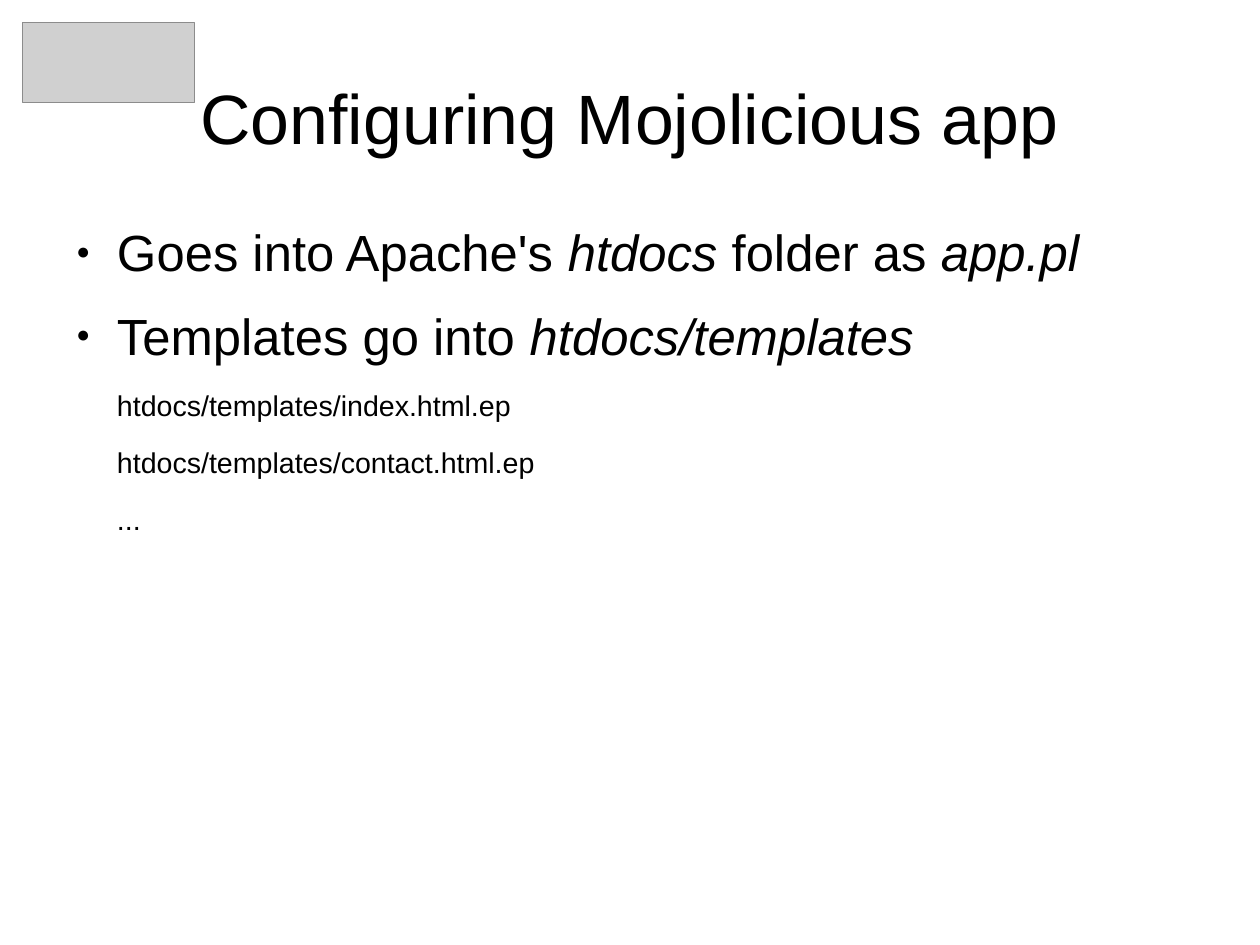
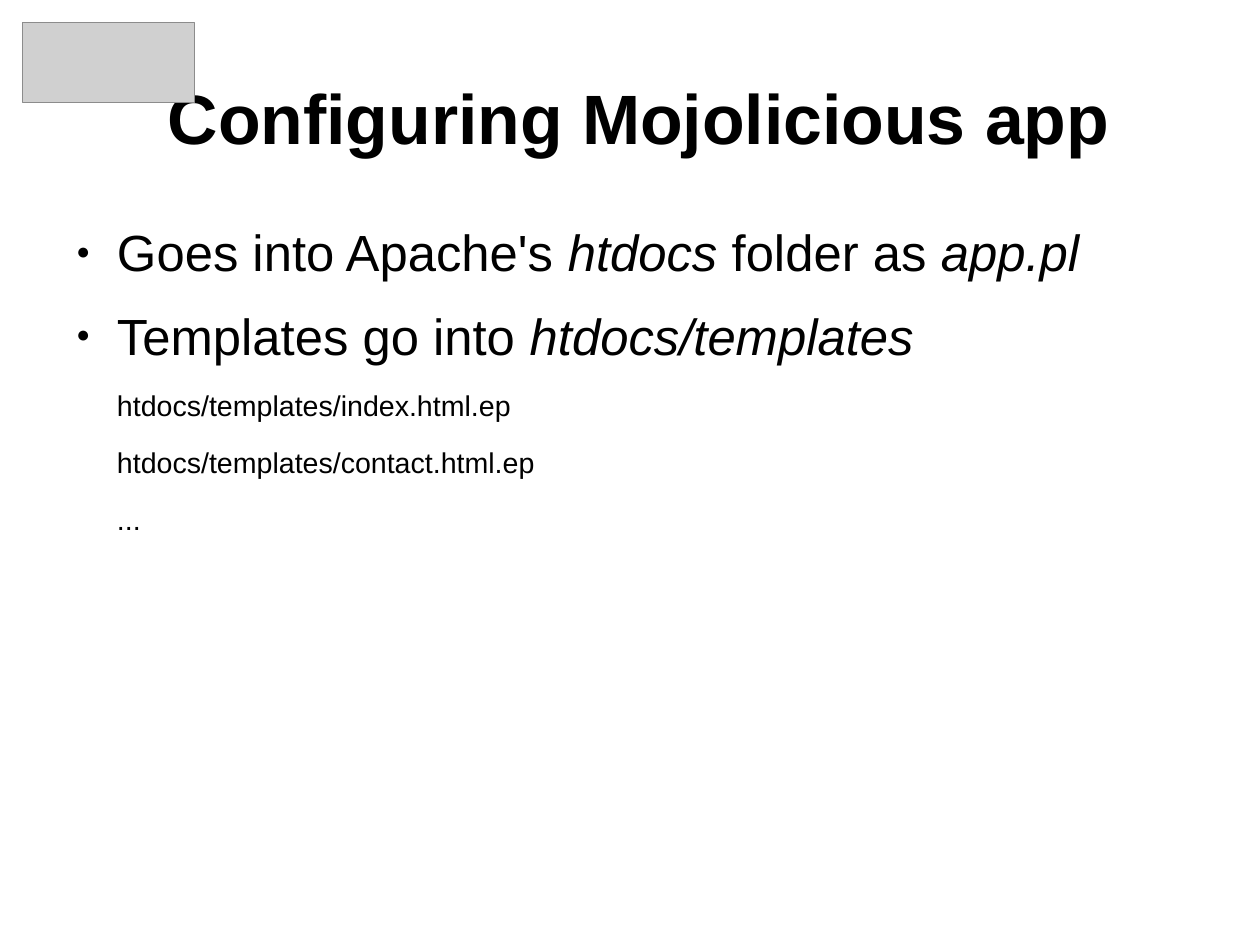
Before and after one commit to arpadszasz/perl-hosting-beginners-talk, a slide deck: slide 24 of clujpm-march2013-talk.odp (slide 25 before the commit). Drawn at 1260x945 pixels with LibreOffice and Linux fonts; fonts in the diff are those of the drawing; grey boxes stand for pictures. Boxes give left, top, right and bottom in pixels: in the first picture for what was removed or moved away, otherwise in the second. Text is boxed around its words. In the diff, an @@ line names an element or a change of style, - is before the commit and + after.

```diff
--- a/clujpm-march2013-talk.odp
+++ b/clujpm-march2013-talk.odp
@@ title "Configuring Mojolicious app" at [168,88,1109,157]: bold on @@
```
Also in this commit, not shown: 18 other slides changed, 4 slides added, 2 slides removed, 1 other file.
